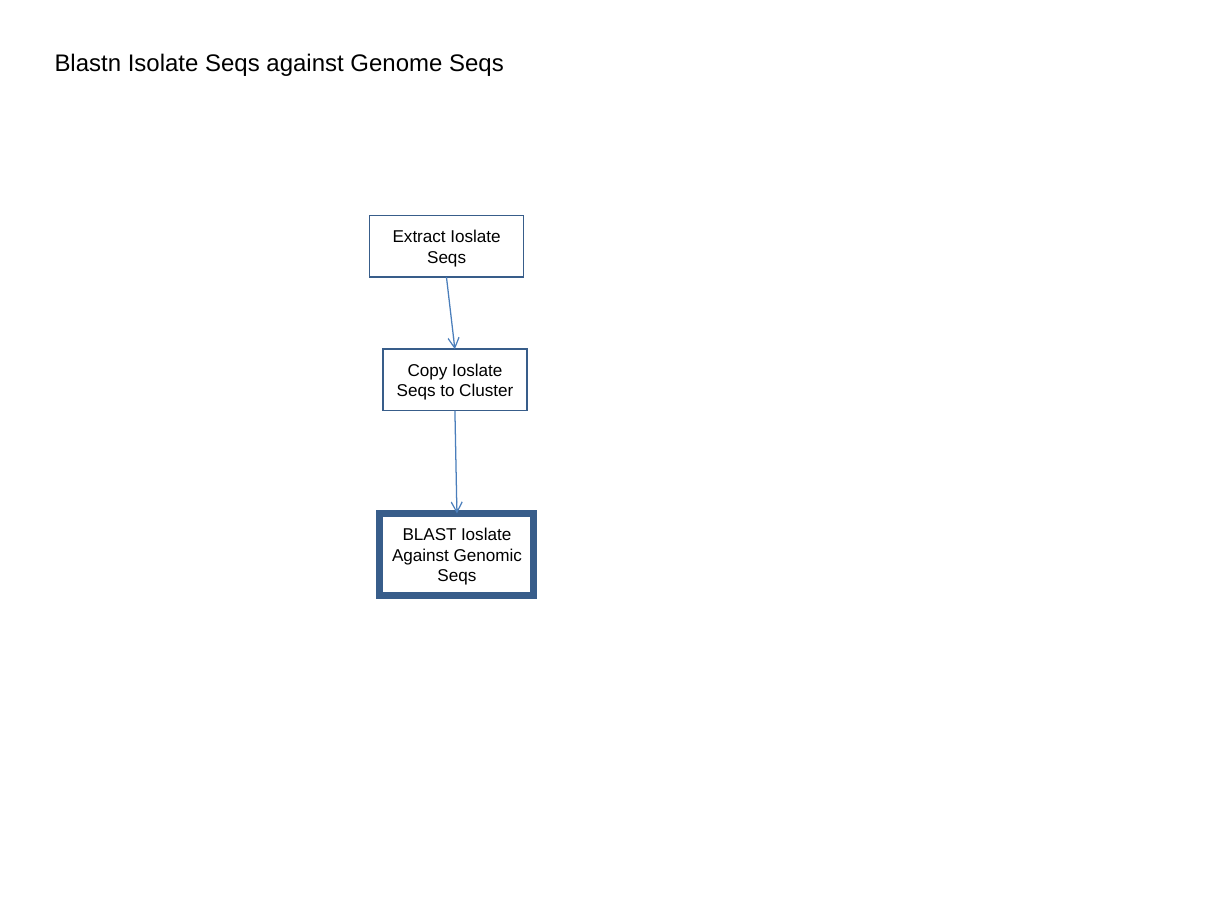
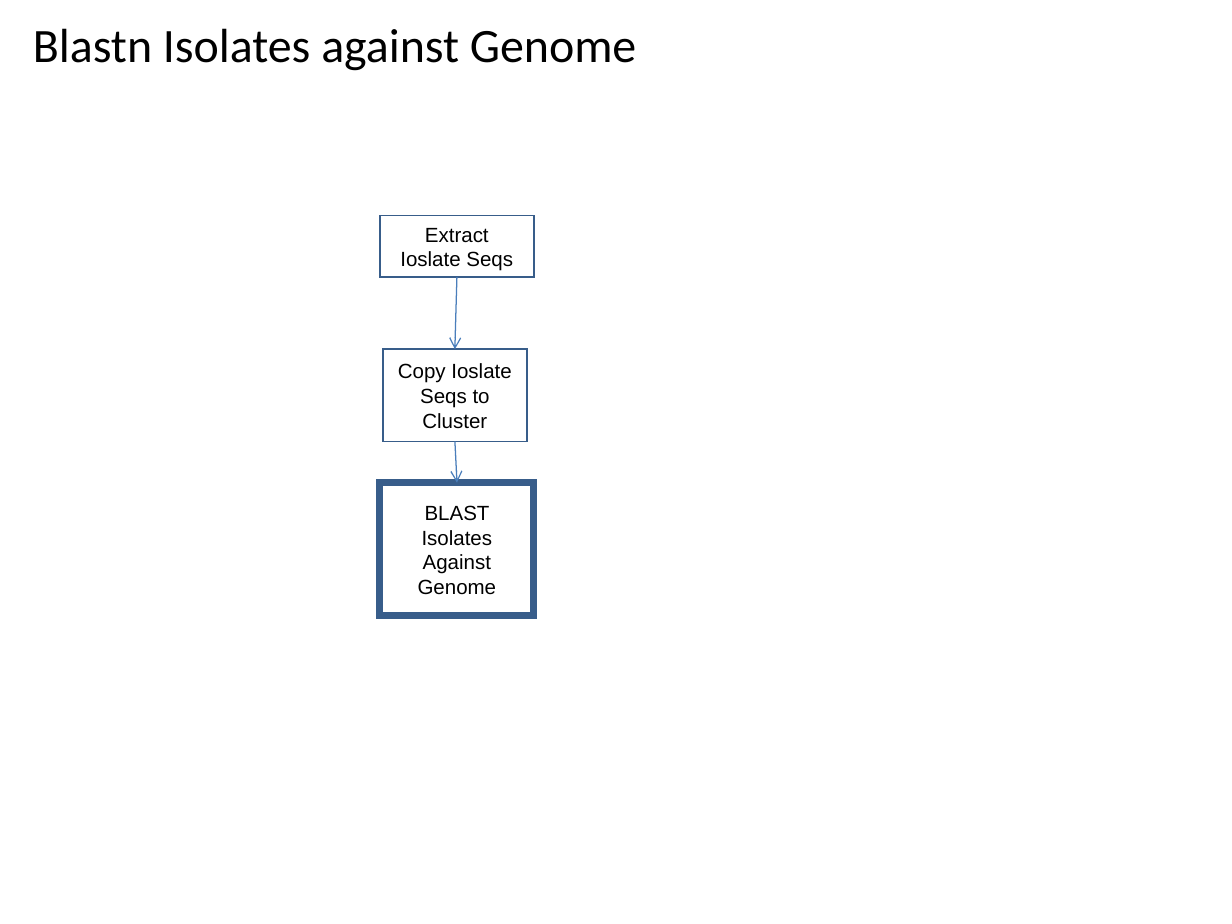
Before and after one commit to VEuPathDB/ApiCommonWorkflow, a slide deck: slide 25 of Main/doc/IntegratedWorkflow.ppt (slide 24 before the commit). Drawn at 1232x924 pixels with LibreOffice and Linux fonts; fonts in the diff are those of the drawing. Boxes give left, top, right and bottom in pixels: in the first picture for what was removed or moved away, otherwise in the second. Text is boxed around its words. In the diff, an @@ line names an element or a change of style, - is before the commit and + after.

```diff
--- a/Main/doc/IntegratedWorkflow.ppt
+++ b/Main/doc/IntegratedWorkflow.ppt
@@ title added at bbox=[33, 28, 636, 71], 28 pt, text #000000 @@
+Blastn Isolates against Genome
@@ text removed at bbox=[55, 53, 504, 76] @@
-Blastn Isolate Seqs against Genome Seqs
@@ rectangle "Extract Ioslate Seqs": place and size @@
-rectangle "Extract Ioslate Seqs" at bbox=[370, 216, 524, 277]
+rectangle "Extract Ioslate Seqs" at bbox=[379, 216, 533, 277]
@@ rectangle "Extract Ioslate Seqs" at bbox=[379, 216, 533, 277]: size 10 to 12 pt @@
@@ arrow moved from (446, 277) - (455, 349) to (457, 277) - (455, 349) @@
@@ rectangle "Copy Ioslate Seqs to Cluster" at bbox=[383, 349, 527, 441]: size 10 to 12 pt @@
@@ rectangle "Copy Ioslate Seqs to Cluster": place and size @@
-rectangle "Copy Ioslate Seqs to Cluster" at bbox=[383, 349, 527, 410]
+rectangle "Copy Ioslate Seqs to Cluster" at bbox=[383, 349, 527, 441]
@@ arrow moved from (455, 410) - (457, 514) to (455, 441) - (457, 483) @@
@@ rectangle "BLAST Isolates Against Genome": place and size @@
-rectangle "BLAST Isolates Against Genome" at bbox=[379, 514, 533, 596]
+rectangle "BLAST Isolates Against Genome" at bbox=[379, 483, 533, 616]
@@ text in rectangle at bbox=[418, 505, 497, 595]: text changed; size 10 to 12 pt @@
-BLAST Ioslate Against Genomic Seqs
+BLAST Isolates Against Genome
```
Also in this commit, not shown: 29 other slides changed, 1 slide added.
